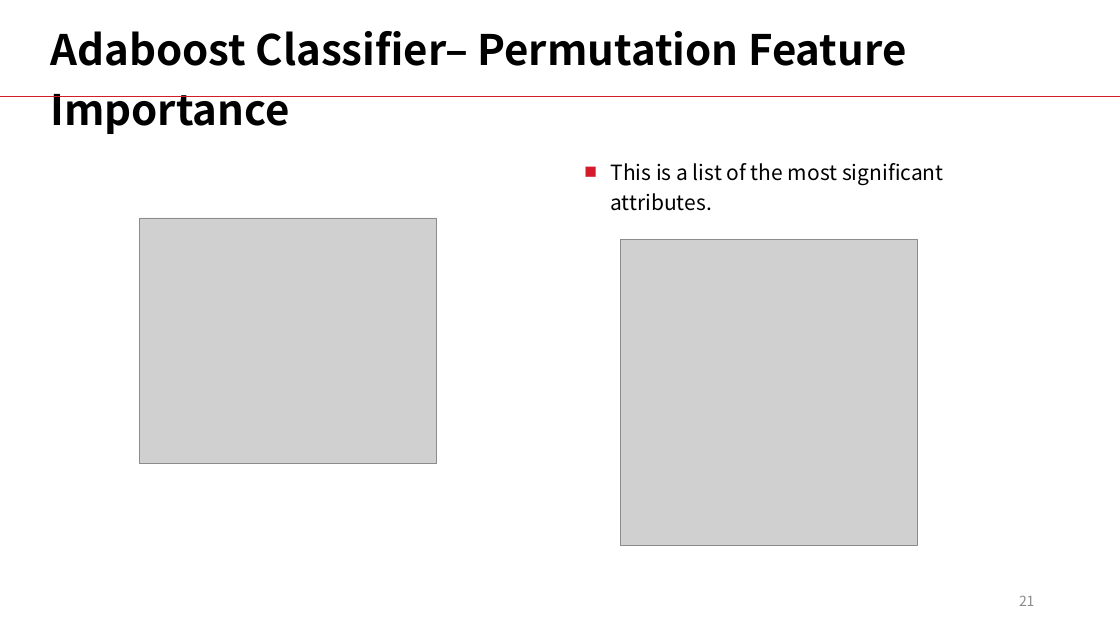
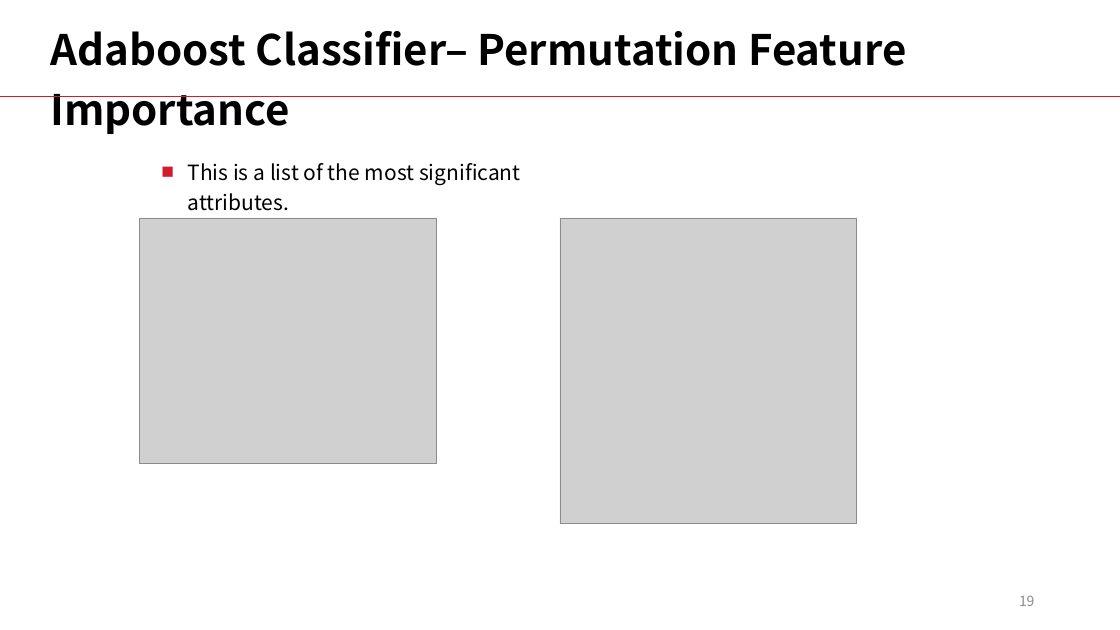
Before and after one commit to LiyangSong/Advertisement-CTR-Prediction, a slide deck: slide 19 of submissions/phase3/stepvi.pptx (slide 21 before the commit). Drawn at 1120x630 pixels with LibreOffice and Linux fonts; fonts in the diff are those of the drawing; grey boxes stand for pictures. Boxes give left, top, right and bottom in pixels: in the first picture for what was removed or moved away, otherwise in the second. Text is boxed around its words. In the diff, an @@ line names an element or a change of style, - is before the commit and + after.

```diff
--- a/submissions/phase3/stepvi.pptx
+++ b/submissions/phase3/stepvi.pptx
@@ text "This is a list of ...": place and size @@
-text "This is a list of ..." at [611, 163, 944, 211]
+text "This is a list of ..." at [188, 163, 521, 211]
@@ picture: place and size @@
-picture at [620, 240, 917, 546]
+picture at [560, 218, 857, 523]
@@ page number at [1019, 596, 1035, 606]: text changed @@
-21
+19
```
Also in this commit, not shown: 17 other slides changed, 4 slides removed.
